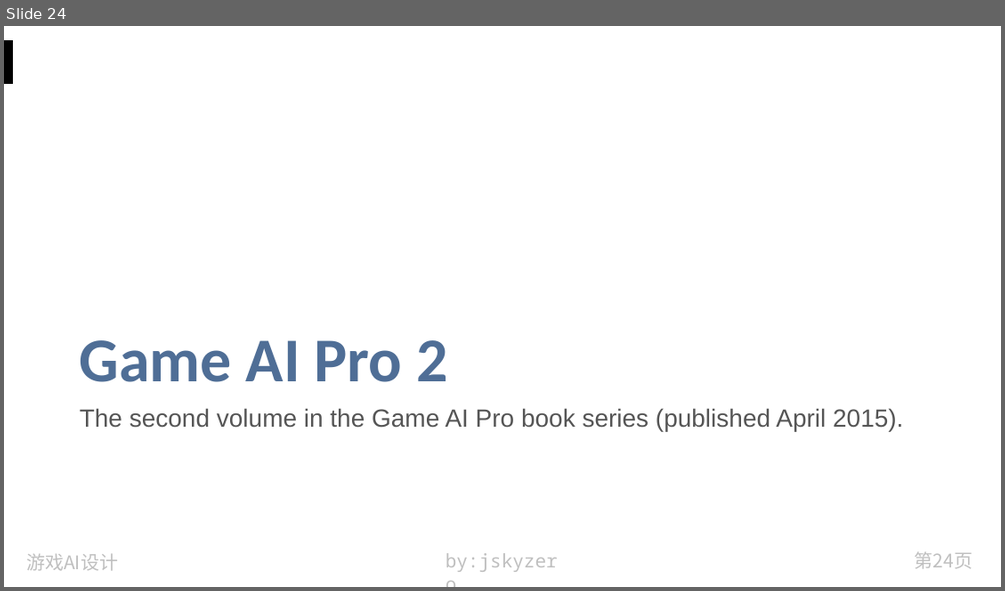
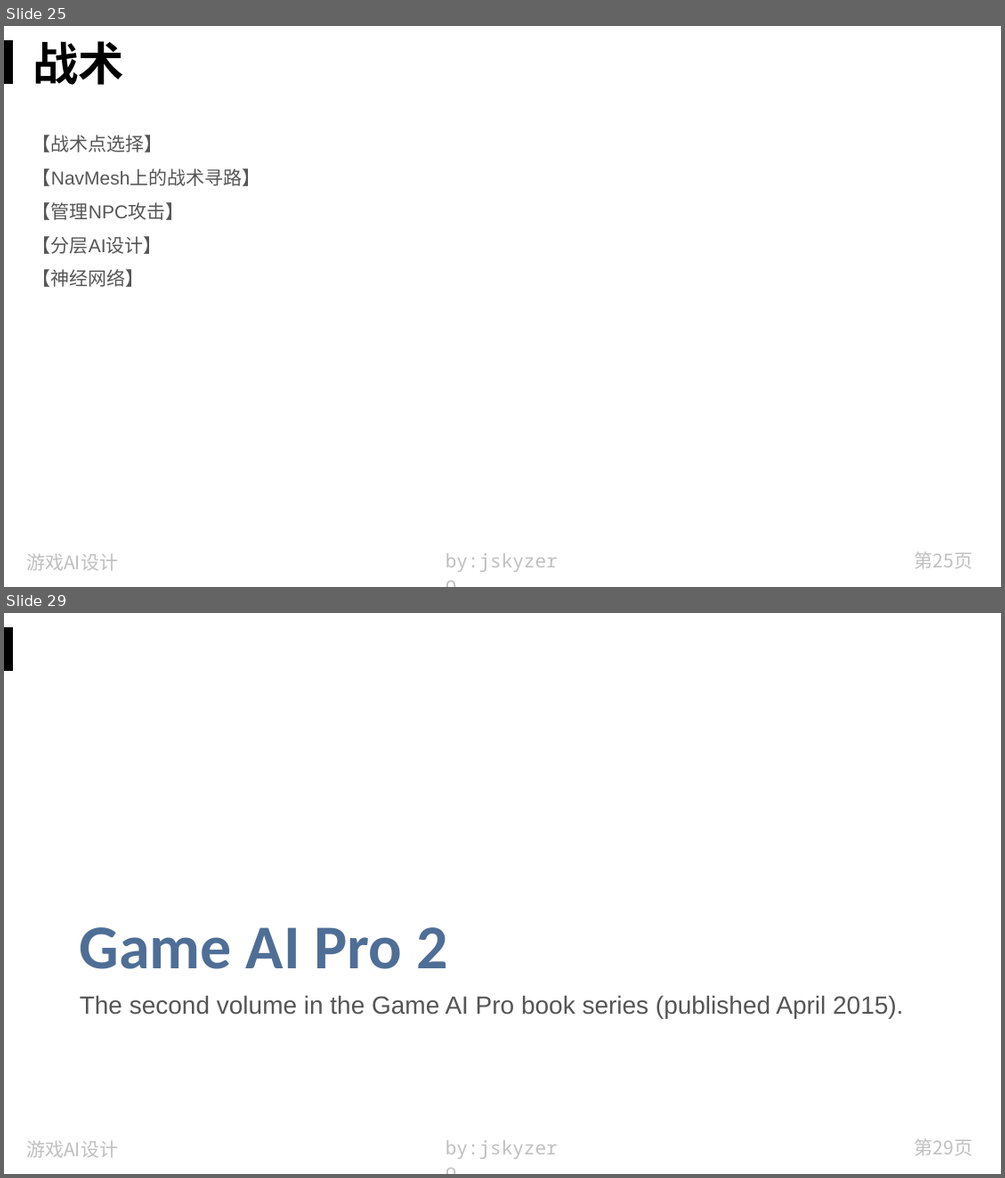
Before and after one commit to jskyzero/design.jskyzero.com, a slide deck: assets/img/skill/GameAIPro/Game AI Pro.pptx. Shown one above the other, each under a label of ours: slide 24 before the commit, slides 25 and 29 after it; the slides between them are not shown. The pictures are 1005x591 and 1005x1178 pixels, drawn with LibreOffice and Linux fonts; fonts in the diff are those of the drawing. Boxes give left, top, right and bottom in pixels: in the first picture for what was removed or moved away, otherwise in the second. Text is boxed around its words. In the diff, an @@ line names an element or a change of style, - is before the commit and + after.

```diff
--- a/assets/img/skill/GameAIPro/Game AI Pro.pptx
+++ b/assets/img/skill/GameAIPro/Game AI Pro.pptx
@@ slide 25 added at (4, 26, 1001, 587), background #FFFFFF; not listed: 4 template elements that a slide beside it also shows @@
@@ title added at (32, 41, 124, 85), 44 pt, text #000000, bold @@
+战术
@@ text added at (32, 135, 261, 287), 18 pt, text #555555 @@
+【战术点选择】
+【NavMesh上的战术寻路】
+【管理NPC攻击】
+【分层AI设计】
+【神经网络】
@@ what was slide 24 is now slide 29 @@
@@ page number at (914, 1139, 972, 1156): text changed @@
-第24页
+第29页
```
Also in this commit, not shown: 4 slides changed, 6 other slides added, 1 slide removed, 16 other files.
